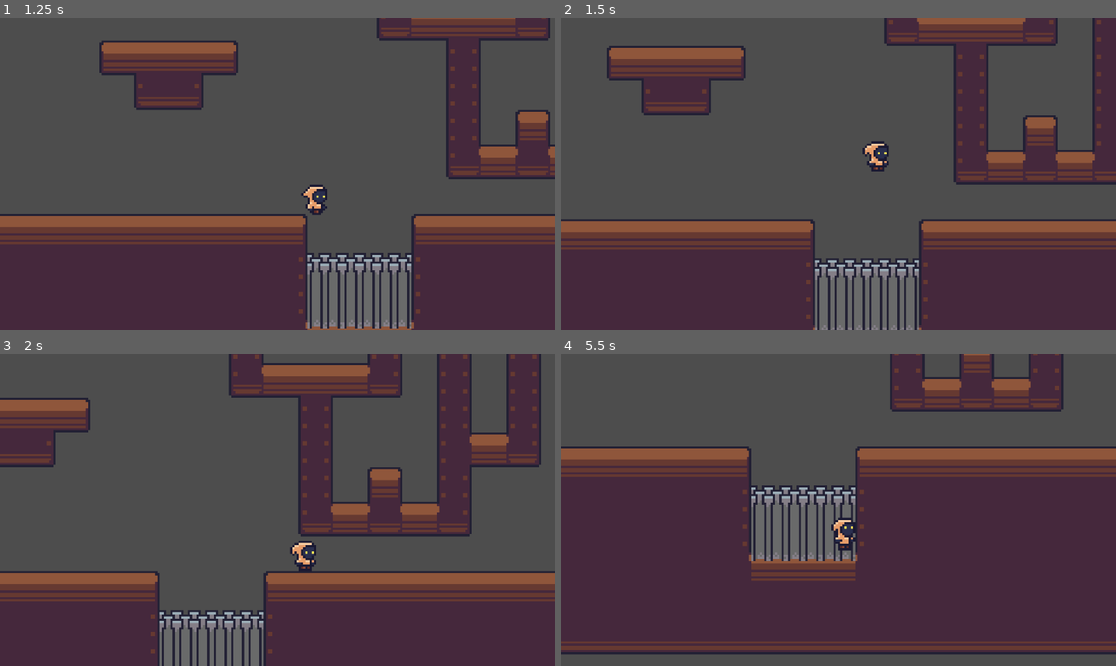
Above: before the commit, frames 1-4 (two rows, left to right).
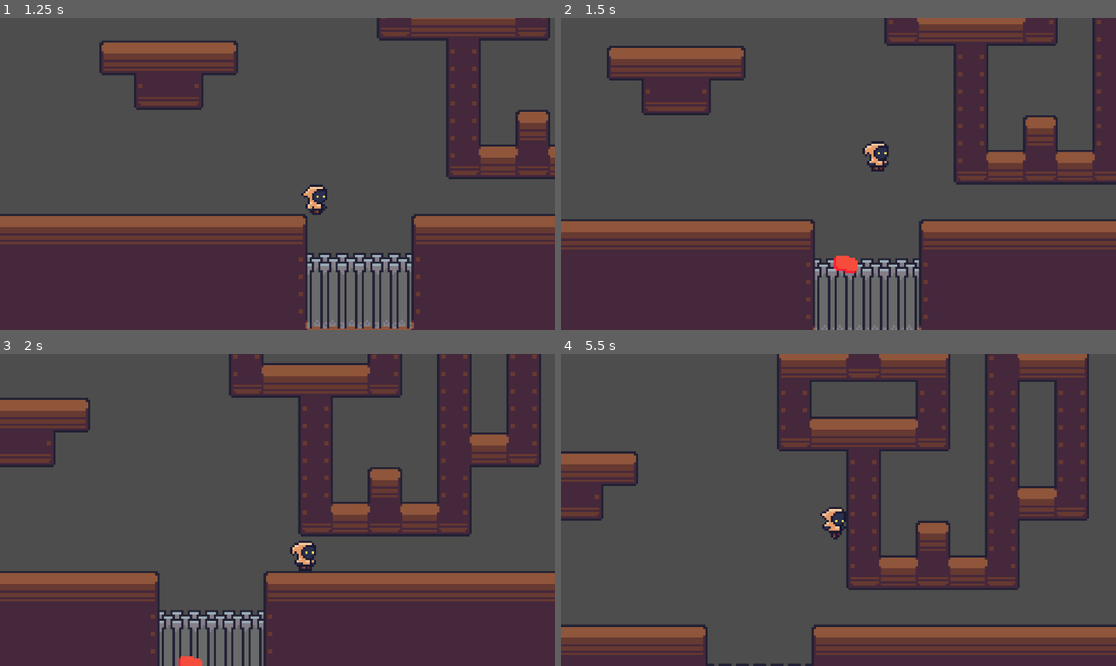
Above: after the commit, the same moments.

Repository: IWantMyLemons/Feed-the-Cat
Game: Godot game, scene res://Test.tscn
Same seed, same stepped clock (60 frames per second), same inputs: the game is played once before the commit and once after it. This scene is started directly instead of the project's main scene.
Inputs:
- Up to frame 1 (1.25 s): hold D (Move Right) from 0.53 s (still down); hold Space (Jump) from 0.53 s (still down)
- Up to frame 2 (1.5 s): keep holding D (Move Right); release Space (Jump) at 1.28 s; tap Space (Jump) at 1.35 s
- Up to frame 3 (2 s): keep holding D (Move Right); tap Space (Jump) at 1.52, 1.82 s
- Up to frame 4 (5.5 s): release D (Move Right) at 2.03 s; hold A (Move Left) 2.03-2.78 s; hold Space (Jump) 2.03-2.78 s; hold D (Move Right) 2.78-4.28 s; tap Space (Jump) at 2.85, 3.02, 3.32, 4.35, 4.52, 4.82 s; hold Space (Jump) 3.53-4.28 s; hold A (Move Left) 4.28-5.03 s; hold D (Move Right) from 5.03 s (still down); hold Space (Jump) from 5.03 s (still down)

Frame 1 is identical in both runs. In frame 2, 0.2% of the frame differs, in the area x 49-54%, y 76-82%; in frame 3, 0.1%; in frame 4, 70%, in the area x 0-100%, y 0-100%.

Commit message:
Implemented spam jumping... again?

Diff:
--- a/Assets/Scenes/player.tscn
+++ b/Assets/Scenes/player.tscn
@@ -1,8 +1,9 @@
-[gd_scene load_steps=12 format=3 uid="uid://c4ogvt57h2cib"]
+[gd_scene load_steps=13 format=3 uid="uid://c4ogvt57h2cib"]
 
 [ext_resource type="Texture2D" uid="uid://3yp2otu2rnqm" path="res://Assets/Sprites/player.png" id="1_6cd4h"]
 [ext_resource type="Script" uid="uid://1wyk685lq2rn" path="res://Assets/Scripts/player_controller.gd" id="1_7dd06"]
 [ext_resource type="Script" uid="uid://dkoi0bmxxgv3d" path="res://Assets/Scripts/player_animator.gd" id="2_38rej"]
+[ext_resource type="PackedScene" uid="uid://dsr74m3sdweqs" path="res://Assets/Scenes/spam.tscn" id="2_t1xgp"]
 
 [sub_resource type="Animation" id="Animation_w3t24"]
 resource_name = "Fall"
@@ -102,6 +103,7 @@
 collision_mask = 768
 script = ExtResource("1_7dd06")
 SPEED = 50.0
+spam_scene = ExtResource("2_t1xgp")
 
 [node name="Camera2D" type="Camera2D" parent="."]
 offset = Vector2(0, -15)
@@ -142,4 +144,4 @@
 shape = SubResource("CircleShape2D_t1xgp")
 debug_color = Color(0.816102, 0.36156, 0.493964, 0.42)
 
-[connection signal="body_entered" from="Area2D" to="." method="_on_pickup_enter"]
+[connection signal="body_entered" from="Area2D" to="." method="_on_area_pickup_entered"]
--- /dev/null
+++ b/Assets/Scenes/player_ui.tscn
@@ -0,0 +1,9 @@
+[gd_scene format=3 uid="uid://cshnxdfd6magx"]
+
+[node name="Player UI" type="Control"]
+layout_mode = 3
+anchors_preset = 15
+anchor_right = 1.0
+anchor_bottom = 1.0
+grow_horizontal = 2
+grow_vertical = 2
--- a/Assets/Scenes/spam.gd
+++ b/Assets/Scenes/spam.gd
@@ -1,2 +1,6 @@
 class_name Spam
 extends RigidBody2D
+
+func pickup(player: Node2D):
+	player.jumps += 1
+	self.queue_free()
--- a/Assets/Scripts/player_controller.gd
+++ b/Assets/Scripts/player_controller.gd
@@ -9,6 +9,7 @@
 var speed_multiplier = 30.0
 
 @export var jumps = 0
+@export var spam_scene: PackedScene
 
 #const SPEED = 100.0
 const JUMP_VELOCITY = -300.0
@@ -19,6 +20,9 @@
 		velocity.y = JUMP_VELOCITY
 	# Handle spam jump
 	elif event.is_action_pressed("Jump") and jumps > 0 and not is_on_floor():
+		var spam: Spam = spam_scene.instantiate()
+		spam.position = self.position + Vector2(0, 5)
+		get_parent().add_child(spam)
 		jumps -= 1
 		velocity.y = JUMP_VELOCITY
 	#Handle Jump Down
@@ -41,3 +45,9 @@
 		velocity.x = move_toward(velocity.x, 0, SPEED)
 
 	move_and_slide()
+
+func _on_area_pickup_entered(body: Node2D) -> void:
+	if body.has_method("pickup"):
+		body.pickup(self)
+	else:
+		push_warning("Tried to pickup object without pickup() method")
